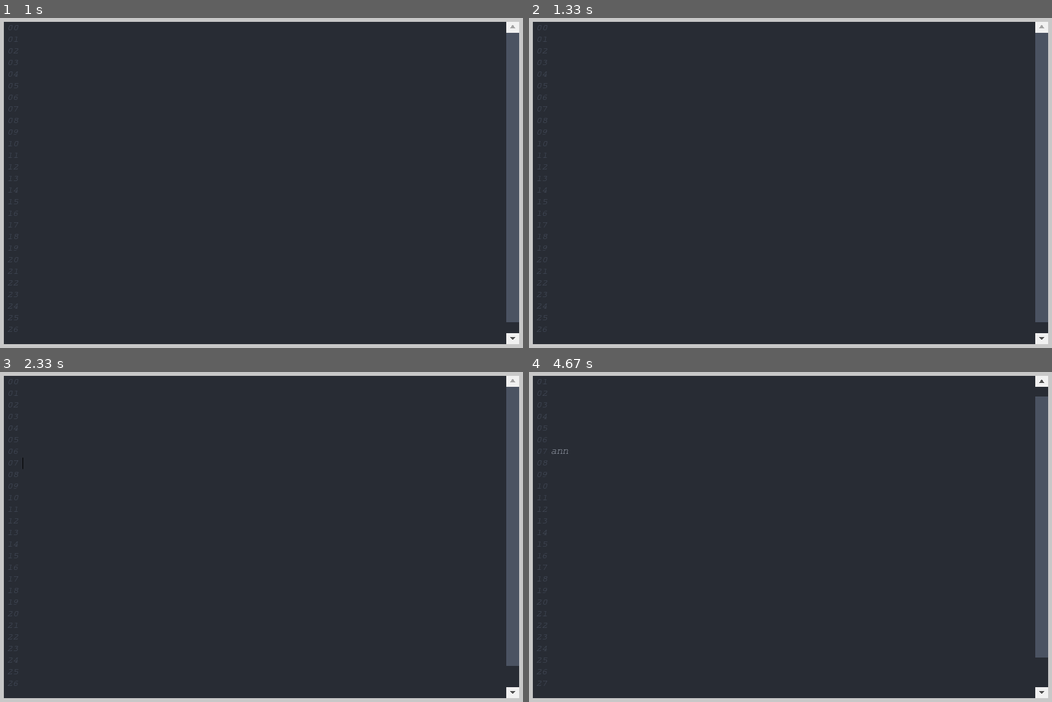
Above: before the commit, frames 1-4 (two rows, left to right).
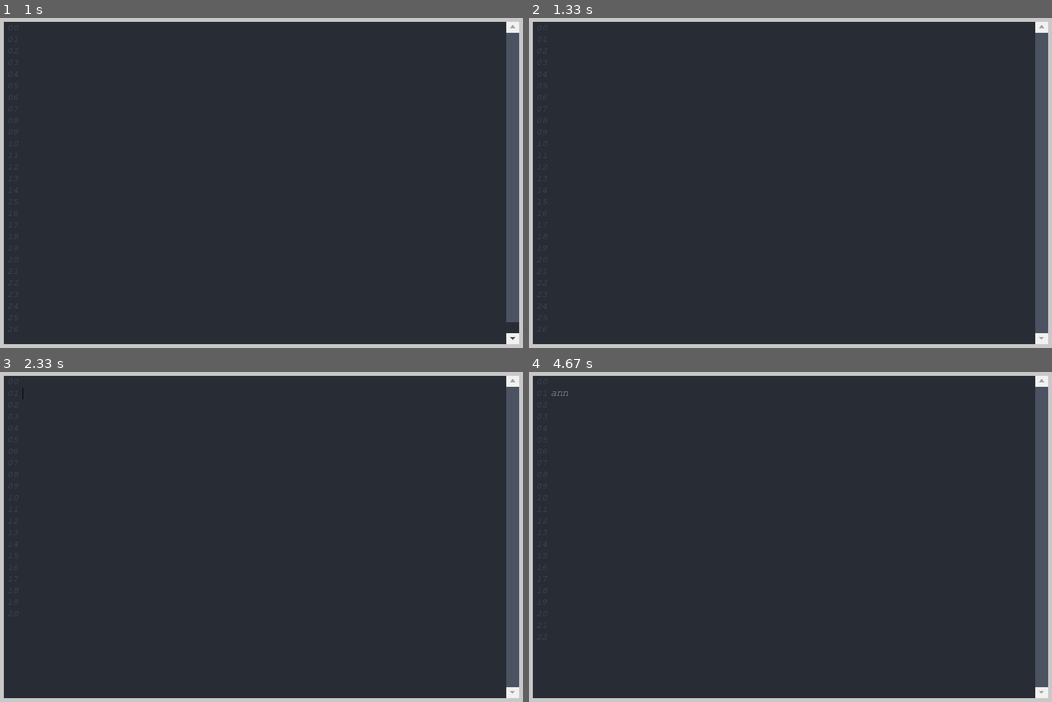
Above: after the commit, the same moments.

Repository: CribberSix/pygame-texteditor
Game: pygame game, started from how-to-use.py
Two runs of this game, one before a commit and one after it. Both use one fixed random seed, a clock stepped at 60 frames per second and the inputs below.
Inputs (mouse positions are in pixels of both pictures, inside the frame that each line leads up to):
- Up to frame 1 (1 s): tap Enter at 0.33 s; hold Right from 0.67 s (still down)
- Up to frame 2 (1.33 s): release Right at 1.13 s; hold Backspace from 1.22 s (still down); hold Up from 1.22 s (still down); tap Space at 1.28 s
- Up to frame 3 (2.33 s): release Backspace at 1.52 s; release Up at 1.52 s; tap Delete at 1.55 s; press the mouse at (67, 395) at 1.92 s; move the mouse to (203, 424) at 2.02 s; release the mouse at (345, 451) at 2.15 s; tap Enter at 2.22 s
- Up to frame 4 (4.67 s): type "an" at 2.55 s; type "n" at 2.75 s; tap Enter at 2.88 s; tap Tab at 2.88 s; hold Up 3.22-3.52 s; tap Space at 3.28, 3.95, 4.25, 4.45 s; press the mouse at (1041, 692) at 3.58 s; move the mouse to (942, 560) at 3.68 s; release the mouse at (842, 428) at 3.82 s; hold Right 3.88-4.35 s; hold Enter from 4.38 s (still down); hold Left from 4.38 s (still down)

Frame 1 is identical in both runs. In frame 2, less than 0.1% of the frame differs, in the area x 96-100%, y 92-98%; in frame 3, 0.2%; in frame 4, 0.4%, in the area x 1-100%, y 2-98%.

Commit message:
input after highlight - del/backspace - part1

Diff:
--- a/pygametexteditor/__init__.py
+++ b/pygametexteditor/__init__.py
@@ -12,13 +12,17 @@
     from ._input_handling_keyboard import handle_keyboard_input, handle_keyboard_delete, handle_keyboard_backspace, \
         handle_keyboard_return, handle_keyboard_space, handle_keyboard_tab, \
         handle_keyboard_arrow_left, handle_keyboard_arrow_right, handle_keyboard_arrow_up, handle_keyboard_arrow_down, \
-        handle_input_with_highlight
+        handle_input_with_highlight, reset_after_highlight
     from ._input_handling_mouse import handle_mouse_input, mouse_within_texteditor, mouse_within_existing_lines
 
     # caret
     from ._caret import update_caret_position, update_caret_position_by_drag_end, update_caret_position_by_drag_start, \
         set_drag_start_after_last_line, set_drag_end_after_last_line, set_drag_start_by_mouse, \
         set_drag_end_by_mouse, set_drag_end_line_by_mouse, set_drag_end_letter_by_mouse
+
+    # delete operations
+    from ._delete_operations import delete_entire_line, delete_letter_to_end, delete_letter_to_letter, \
+        delete_start_to_letter
 
     # rendering
     from ._rendering import render_background_objects, render_line_contents, render_caret, caret_within_texteditor, \
@@ -154,7 +158,7 @@
         # INPUT - Mouse + Keyboard
         pygame_events = pygame.event.get()
 
-        for event in pygame_events:
+        for event in pygame_events:  # handle QUIT operation
             if event.type == pygame.QUIT:
                 pygame.quit()
                 exit()
--- a/pygametexteditor/_caret.py
+++ b/pygametexteditor/_caret.py
@@ -89,8 +89,8 @@
                     (self.showStartLine * self.lineHeight)
 
 
-def update_caret_position_by_mouse_coordinates(self, mouse_x, mouse_y) -> None:
-    """
-    # Updates cursor_X and cursor_Y positions based on current position of the mouse
-    """
-    pass  # TODO: caret positioning during mouse drag
+#def update_caret_position_by_mouse_coordinates(self, mouse_x, mouse_y) -> None:
+#    """
+#    # Updates cursor_X and cursor_Y positions based on current position of the mouse
+#    """
+#    pass  # TODO: caret positioning during mouse drag
--- /dev/null
+++ b/pygametexteditor/_delete_operations.py
@@ -0,0 +1,33 @@
+
+def delete_letter_to_end(self, line, letter) -> None:
+    """
+    Deletes within a line from a letter by index to the end of the line.
+    """
+    pass
+
+
+def delete_start_to_letter(self, line, letter) -> None:
+    """
+    Deletes within a line from the start of the line to a letter by index..
+    """
+    pass
+
+
+def delete_entire_line(self, line) -> None:
+    """
+    Deletes an entire line
+    """
+    #for x in self.line_String_array:
+    #    print(x)
+    self.line_String_array.pop(line)
+    self.line_Text_array.pop(line)  # also delete surface (!)
+    self.maxLines -= 1
+    #for x in self.line_String_array:
+    #    print(x)
+
+
+def delete_letter_to_letter(self, line, letter_start, letter_end) -> None:
+    """
+    Deletes within a line from a letter to a letter by index..
+    """
+    pass
--- a/pygametexteditor/_input_handling_keyboard.py
+++ b/pygametexteditor/_input_handling_keyboard.py
@@ -1,35 +1,84 @@
 import pygame
 
 
+def reset_after_highlight(self):
+    self.dragged_active = False  # deactivate highlight
+    self.dragged_finished = True  # highlight is finished
+
+    self.update_caret_position()  # update caret position to chosen_Index (Line+Letter)
+    self.last_clickdown_cycle = 0  # reset drag-cycle
+    self.last_clickup_cycle = -1
+
+
 def handle_input_with_highlight(self, input_key):
-    if self.dragged_active:
-        self.dragged_active = False
-        print("Dragged_active + key: " + str(input_key))
+    # for readability & maintainability we use shorter variable names
+    line_start = self.drag_chosen_LineIndex_start
+    line_end = self.drag_chosen_LineIndex_end
+    letter_start = self.drag_chosen_LetterIndex_start
+    letter_end = self.drag_chosen_LetterIndex_end
+
+    if self.dragged_finished and self.dragged_active:
         if input_key in (pygame.K_DOWN, pygame.K_UP, pygame.K_RIGHT, pygame.K_LEFT):
-
-            # if left/right arrow ->  we jump in front of or at the backend of the area.
-            # TODO:    --------------------> arrow functions already implemented for this?
             if input_key == pygame.K_DOWN:
                 pass  # we jump one line down from drag_end (if a line exists above, otherwise to the start of the line)
             elif input_key == pygame.K_UP:
                 pass  # we jump one line up from drag_end (if a line exists below, otherwise to the end of the line)
             elif input_key == pygame.K_RIGHT:
-                pass  # jump to drag_end if drag_start_line < drag_end_line; else drag_start
+                if line_start <= line_end:
+                    # downward highlight or the same line
+                    self.chosen_LineIndex = line_end
+                    self.chosen_LetterIndex = letter_end
+                else:  # upward highlight
+                    self.chosen_LineIndex = line_start
+                    self.chosen_LetterIndex = letter_start
             elif input_key == pygame.K_LEFT:
-                pass  # jump to drag_start if drag_start_line < drag_end_line; else drag_end
-            pass
+                if line_start <= line_end:
+                    # downward highlight or the same line
+                    self.chosen_LineIndex = line_start
+                    self.chosen_LetterIndex = letter_start
+                else:  # upward highlight
+                    self.chosen_LineIndex = line_end
+                    self.chosen_LetterIndex = letter_end
+
+            self.reset_after_highlight()
 
         elif input_key in (pygame.K_RSHIFT, pygame.K_LSHIFT, pygame.K_CAPSLOCK):
             pass  # nothing happens (?)
-
-        # Are there oter keys which we have to take into account?
-
-        else:
-            # TODO: if we type a letter / return / backspace / del we delete the marked area.
-            # def delete_letter_to_end
-            # def delete_start_to_letter
-            # def delete_entire_line
-            pass
+        # Are there other keys which we have to take into account?
+
+        else:  # normal key -> delete highlighted area and insert key
+            if line_start == line_end:  # delete in single line (no line-rearranging)
+                self.delete_letter_to_letter(line_start, letter_start, letter_end)
+            else:  # multi-line delete
+                step = 1 if line_start < line_end else -1
+                for i, line_number in enumerate(range(line_start, line_end + step, step)):
+                    print("Current: " + str(line_number) + " of: " + str(line_start) + "->" + str(line_end))
+                    if i == 0:  # first line
+                        if step > 0:  # downward highlighted
+                            self.delete_letter_to_end(line_start, letter_start)  # delete right side from start
+                        else:
+                            self.delete_start_to_letter(line_start, letter_start)  # delete left side from start
+                    elif i < len(range(line_start, line_end, 1)):  # middle line
+                        # TODO: WATCH OUT FOR NEW INDIZES AFTER DELETION (!)
+                        self.delete_entire_line(line_start + 1)  # doesn't it always stay at line_start +1?
+                    else:  # last line
+                        if step > 0:
+                            self.delete_start_to_letter(line_start + 1, letter_end)  # delete left side
+                        else:
+                            self.delete_letter_to_end(line_start + 1, letter_end)  # delete right side
+
+                # join rest of start/end lines into new line
+                l1 = self.line_String_array[line_start]
+                l2 = self.line_String_array[line_start + 1]  # which was formerly line_end
+                self.line_String_array[line_start] = l1 + l2
+                self.delete_entire_line(line_start + 1)  # after copying contents, we need to delete
+
+                # set caret and rerender line_numbers
+                self.chosen_LineIndex = line_start if line_start < line_end else line_end
+                self.chosen_LetterIndex = letter_start if line_start < line_end else letter_end
+                self.rerenderLineNumbers = True
+                self.reset_after_highlight()
+                self.deleteCounter = 1  # TODO: BUG -> another character gets deleted by mistake
 
 
 def handle_keyboard_input(self, pygame_events):
@@ -38,73 +87,62 @@
 
     # Detect tapping/holding of the "DELETE" and "BACKSPACE" key
     pressed_keys = pygame.key.get_pressed()
-    if pressed_keys[pygame.K_DELETE] and self.deleteCounter == 0:
-        if self.dragged_finished:
-            self.handle_input_with_highlight(pygame.K_DELETE)
-        else:
-            self.handle_keyboard_delete()  # handle input
-            self.reset_text_area_to_caret()  # reset caret if necessary
-    if pressed_keys[pygame.K_BACKSPACE] and self.deleteCounter == 0:
-        if self.dragged_finished:
-            self.handle_input_with_highlight(pygame.K_BACKSPACE)
-        else:
-            self.handle_keyboard_backspace()  # handle input
-            self.reset_text_area_to_caret()  # reset caret if necessary
+    if self.dragged_finished and self.dragged_active and \
+            (pressed_keys[pygame.K_DELETE] or pressed_keys[pygame.K_BACKSPACE]):
+        self.handle_input_with_highlight(pygame.K_DELETE)  # delete and backspacke have the same functionality
+
+    elif pressed_keys[pygame.K_DELETE] and self.deleteCounter == 0:
+        self.handle_keyboard_delete()  # handle input
+        self.reset_text_area_to_caret()  # reset caret if necessary
+    elif pressed_keys[pygame.K_BACKSPACE] and self.deleteCounter == 0:
+        self.handle_keyboard_backspace()  # handle input
+        self.reset_text_area_to_caret()  # reset caret if necessary
 
     # ___ OTHER KEYS ___ #
     for event in pygame_events:
-
-        if event.type == pygame.QUIT:
-            pygame.quit()  # Fixes the bug that pygame takes up space in the RAM when game is just closed by sys.exit()
-            exit()
-        elif event.type == pygame.KEYDOWN:
-            self.handle_input_with_highlight(event.key)
-            self.reset_text_area_to_caret()  # reset visual area to include line of caret if necessaryss
-
-            key = pygame.key.name(event.key)  # Returns string id of pressed key.
-
-            if len(key) == 1:  # This covers all letters and numbers not on numpad.
-                self.chosen_LetterIndex = int(self.chosen_LetterIndex)
-                self.line_String_array[self.chosen_LineIndex] = self.line_String_array[self.chosen_LineIndex][
-                                                                :self.chosen_LetterIndex] + event.unicode + \
-                                                                self.line_String_array[self.chosen_LineIndex][
-                                                                self.chosen_LetterIndex:]
-                self.cursor_X += self.letter_size_X
-                self.chosen_LetterIndex += 1
-
-            # ___ SPECIAL KEYS ___
-            elif event.key == pygame.K_TAB:  # ___TABULATOR
-                self.handle_keyboard_tab()
-            elif event.key == pygame.K_SPACE:  # ___SPACEBAR
-                self.handle_keyboard_space()
-            elif event.key == pygame.K_RETURN:  # ___RETURN
-                self.handle_keyboard_return()
-            elif event.key == pygame.K_UP:  # ___ARROW_UP
-                self.handle_keyboard_arrow_up()
-            elif event.key == pygame.K_DOWN:  # ___ARROW_DOWN
-                self.handle_keyboard_arrow_down()
-            elif event.key == pygame.K_RIGHT:  # ___ARROW_RIGHT
-                self.handle_keyboard_arrow_right()
-            elif event.key == pygame.K_LEFT:  # ___ARROW_LEFT
-                self.handle_keyboard_arrow_left()
+        if event.type == pygame.KEYDOWN:
+            if self.dragged_finished and self.dragged_active:
+                self.handle_input_with_highlight(event.key)
             else:
-                if event.key not in [pygame.K_RSHIFT, pygame.K_LSHIFT, pygame.K_DELETE,
-                                     pygame.K_BACKSPACE, pygame.K_CAPSLOCK]:
-                    # we handled the separately, Capslock is apparently implicitly handled when using it
-
-                    # disabled for smooth development:
-                    # raise ValueError("No key implementation: " + str(pygame.key.name(event.key)))
-                    print("No key implementation: " + str(pygame.key.name(event.key)))
+                self.reset_text_area_to_caret()  # reset visual area to include line of caret if necessaryss
+
+                key = pygame.key.name(event.key)  # Returns string id of pressed key.
+
+                if len(key) == 1:  # This covers all letters and numbers not on numpad.
+                    self.chosen_LetterIndex = int(self.chosen_LetterIndex)
+                    self.line_String_array[self.chosen_LineIndex] = self.line_String_array[self.chosen_LineIndex][
+                                                                    :self.chosen_LetterIndex] + event.unicode + \
+                                                                    self.line_String_array[self.chosen_LineIndex][
+                                                                    self.chosen_LetterIndex:]
+                    self.cursor_X += self.letter_size_X
+                    self.chosen_LetterIndex += 1
+
+                # ___ SPECIAL KEYS ___
+                elif event.key == pygame.K_TAB:  # ___TABULATOR
+                    self.handle_keyboard_tab()
+                elif event.key == pygame.K_SPACE:  # ___SPACEBAR
+                    self.handle_keyboard_space()
+                elif event.key == pygame.K_RETURN:  # ___RETURN
+                    self.handle_keyboard_return()
+                elif event.key == pygame.K_UP:  # ___ARROW_UP
+                    self.handle_keyboard_arrow_up()
+                elif event.key == pygame.K_DOWN:  # ___ARROW_DOWN
+                    self.handle_keyboard_arrow_down()
+                elif event.key == pygame.K_RIGHT:  # ___ARROW_RIGHT
+                    self.handle_keyboard_arrow_right()
+                elif event.key == pygame.K_LEFT:  # ___ARROW_LEFT
+                    self.handle_keyboard_arrow_left()
+                else:
+                    if event.key not in [pygame.K_RSHIFT, pygame.K_LSHIFT, pygame.K_DELETE,
+                                         pygame.K_BACKSPACE, pygame.K_CAPSLOCK]:
+                        # we handled the separately, Capslock is apparently implicitly handled when using it
+
+                        # disabled for smooth development:
+                        # raise ValueError("No key implementation: " + str(pygame.key.name(event.key)))
+                        print("No key implementation: " + str(pygame.key.name(event.key)))
 
 
 def handle_keyboard_backspace(self):
-
-    self.chosen_LetterIndex = int(self.chosen_LetterIndex)  # TODO: Why would it not be of type integer?
-    # TODO: Deletion-speed is a bit off
-    # TODO: Differentiate between a one-time-press and a longer pressing
-    # --> wait x amount of time before deleting the second character if the is being pressed.
-    # --> I already do that (self.deleteCounter), but how can I improve it?
-
     if self.chosen_LetterIndex == 0 and self.chosen_LineIndex == 0:
         # First position and in the first Line -> nothing happens
         pass
